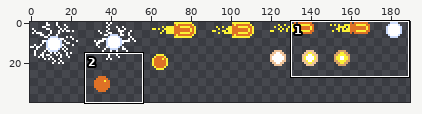
Sprite sheet: cherrysoda-projects/BulletHellJam2021/assets/atlases/atlas0.png. The picture above shows the old version from afar; the outline marks the close-up.
Close-up. The starting point:
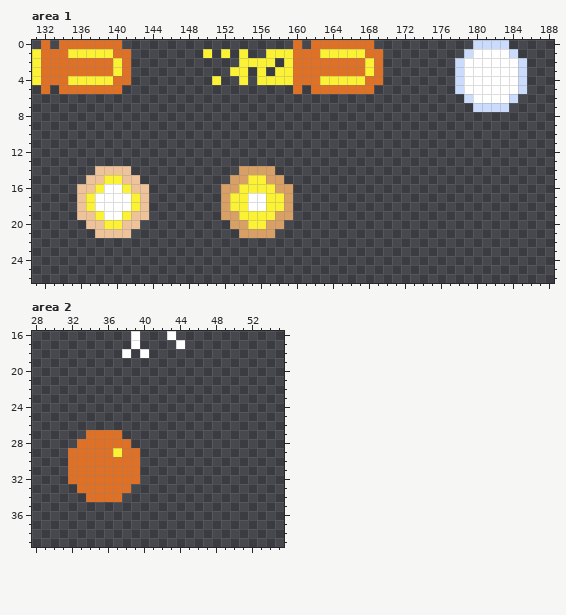
The file is 256x64 pixels. Shown: area 1: x 131..188, y 0..26; area 2: x 28..55, y 16..39. The wide view leaves out empty margins.
Once edited:
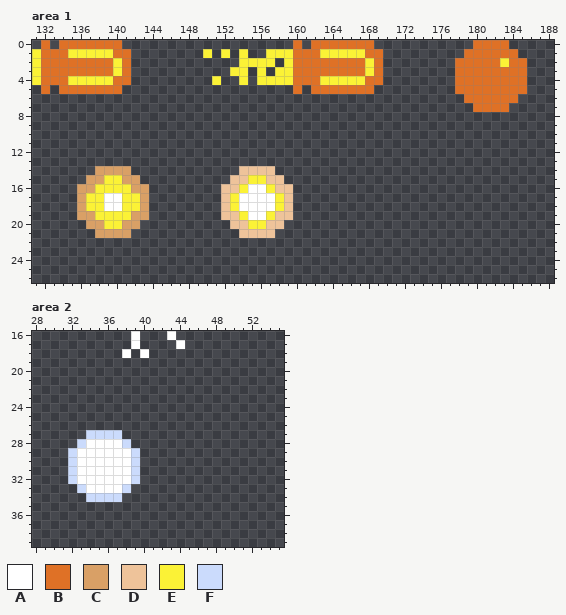
Palette (. is transparent): A #ffffff  B #df7126  C #d9a066  D #eec39a  E #fbf236  F #cbdbfc
The edit:
Area 1:
Colour A replaces colour E in row 16 at x 155 to 156; in rows 17 to 18 at x 154 and 157; in row 19 at x 155 to 156.
Colour B replaces colour A in row 1 at x 180 to 183; in row 2 at x 179 to 182 and 184; in rows 3 to 5 at x 179 to 184; in row 6 at x 180 to 183.
Colour B replaces colour F in row 0 at x 180 to 183; in row 1 at x 179 and 184; in rows 2 to 5 at x 178 and 185; in row 6 at x 179 and 184; in row 7 at x 180 to 183.
Colour C replaces colour D in row 14 at x 138 to 141; in row 15 at x 137 to 138 and 141 to 142; in row 16 at x 136 to 137 and 142 to 143; in rows 17 to 18 at x 136 and 143; in row 19 at x 136 to 137 and 142 to 143; in row 20 at x 137 to 138 and 141 to 142.
Colour C replaces colour D in row 21 at x 138 to 141.
Colour D replaces colour C in row 14 at x 154 to 157; in row 15 at x 153 to 154 and 157 to 158; in row 16 at x 152 to 153 and 158 to 159; in rows 17 to 18 at x 152 and 159; in row 19 at x 152 to 153 and 158 to 159; in row 20 at x 153 to 154 and 157 to 158.
Colour D replaces colour C in row 21 at x 154 to 157.
Colour E replaces colour A in row 2 at x 183; in row 16 at x 139 to 140; in rows 17 to 18 at x 138 and 141; in row 19 at x 139 to 140.
Area 2:
Colour A replaces colour B in row 28 at x 34 to 37; in row 29 at x 33 to 36 and 38; in rows 30 to 32 at x 33 to 38; in row 33 at x 34 to 37.
Colour A replaces colour E in row 29 at x 37.
Colour F replaces colour B in row 27 at x 34 to 37; in row 28 at x 33 and 38; in rows 29 to 32 at x 32 and 39; in row 33 at x 33 and 38; in row 34 at x 34 to 37.
Where, in picture pixels (left, top, right, bottom), the same in both close-ups:
changed: (455, 40, 527, 112)
changed: (77, 166, 149, 238)
changed: (221, 166, 293, 238)
changed: (68, 430, 140, 502)
